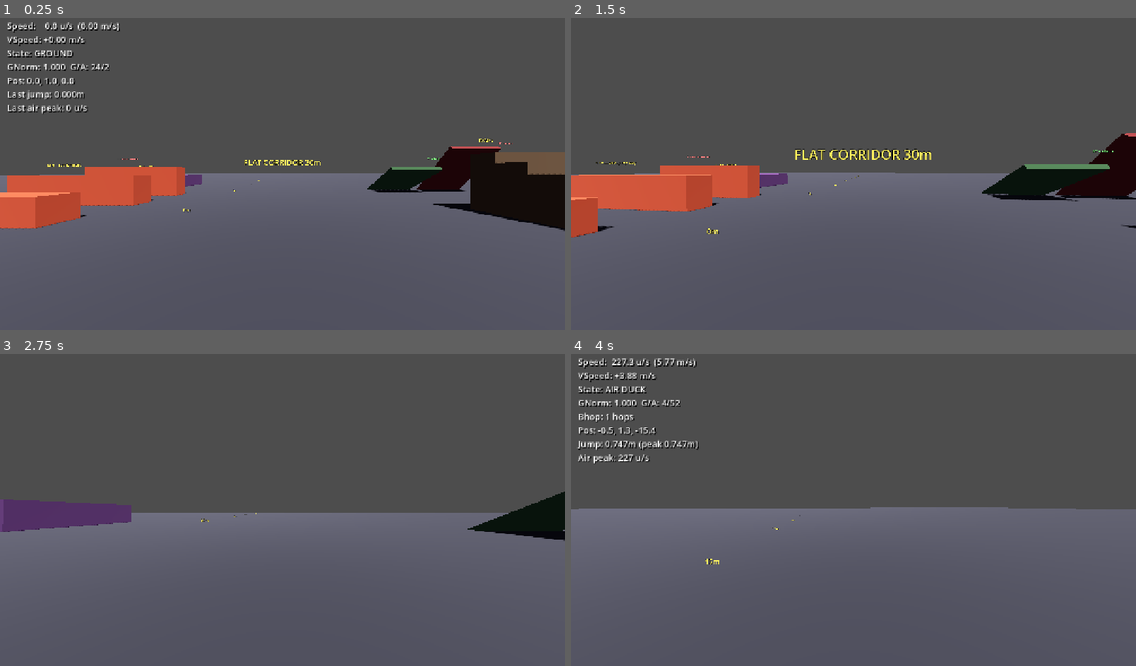
Above: before the commit, frames 1-4 (two rows, left to right).
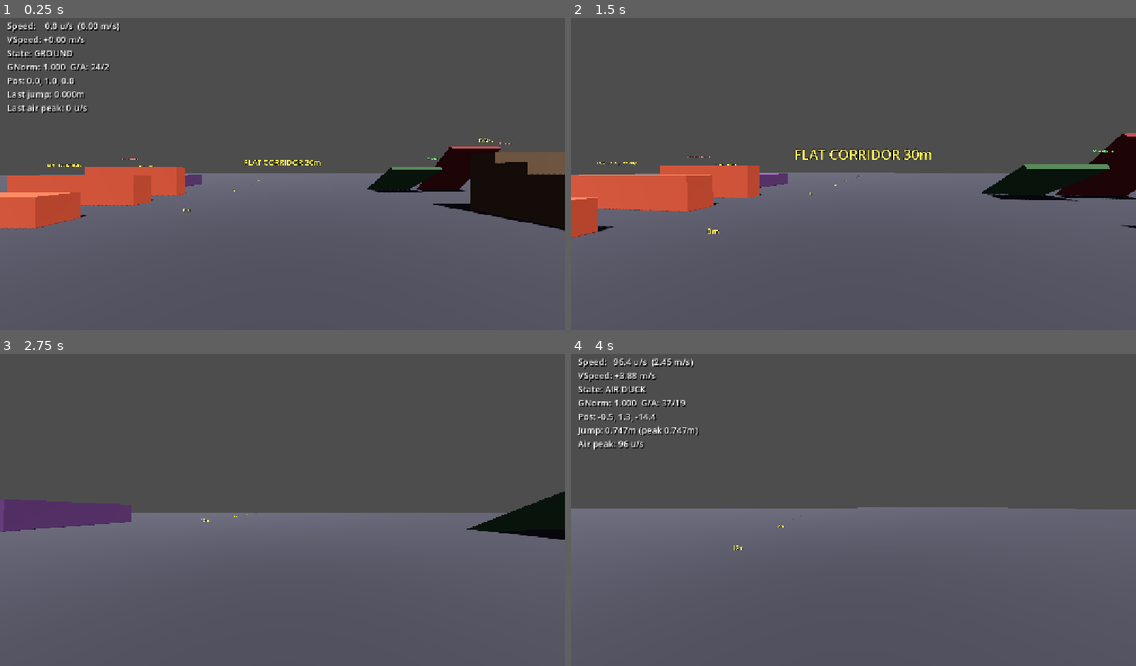
Above: after the commit, the same moments.

Repository: gotospaceplace/angels_and_demons
Game: Godot game, scene res://client/scenes/main.tscn
Same seed, same stepped clock (60 frames per second), same inputs: the game is played once before the commit and once after it. This scene is started directly instead of the project's main scene.
Inputs (mouse positions are in pixels of both pictures, inside the frame that each line leads up to):
- Up to frame 1 (0.25 s): no input
- Up to frame 2 (1.5 s): move the mouse to (881, 170) at 0.52 s; hold Ctrl (duck) 0.53-1.28 s; hold W (move_forward) from 0.53 s (still down); tap Space (jump) at 0.77 s; move the mouse to (825, 174) at 1.27 s; tap F7 (toggle_hud) at 1.35 s
- Up to frame 3 (2.75 s): keep holding W (move_forward); tap Space (jump) at 1.52 s; move the mouse to (293, 500) at 2.02 s; hold Ctrl (duck) from 2.03 s (still down)
- Up to frame 4 (4 s): keep holding W (move_forward); move the mouse to (847, 513) at 2.77 s; release Ctrl (duck) at 2.78 s; tap F7 (toggle_hud) at 2.85 s; tap Space (jump) at 3.02, 3.77 s; move the mouse to (893, 510) at 3.52 s; hold Ctrl (duck) from 3.53 s (still down)

The runs differ from the first frame. In frame 1, less than 0.1% of the frame differs, in the area x 0-22%, y 59-68%; in frame 2, 0.2%; in frame 3, 0.1%; in frame 4, 1.5%, in the area x 0-53%, y 1-68%.

Commit message:
Fix 50° ramp jitter and slope-hold: test_only probe, strip into-slope velocity
Two changes:
- _categorize_position: switch probe to test_only mode so ground detection
  never moves the player, eliminating position oscillation at the
  ramp-floor junction where the capsule hemisphere clips both surfaces
- _fly_move: after steep slope collision, remove the horizontal velocity
  component pushing into the slope face so air accel can't counteract
  gravity and hold the player in place on non-walkable slopes

Co-Authored-By: Claude Opus 4.6 <noreply@anthropic.com>

Diff:
--- a/shared/scripts/player_movement.gd
+++ b/shared/scripts/player_movement.gd
@@ -182,17 +182,15 @@
 		ground_normal = Vector3.UP
 		return
 
-	# Probe ground using move_and_collide instead of raycast — raycasts pass
-	# through thin CSG collision shapes (like rotated ramp boxes) but capsule
-	# shape collision detects them reliably.
-	var saved_pos := global_position
-	var probe := move_and_collide(Vector3(0, -0.1, 0))
+	# test_only probe: detect ground without moving the player. Avoids position
+	# oscillation at steep-slope junctions where the capsule hemisphere clips
+	# both the floor and the ramp on alternating frames.
+	var probe := move_and_collide(Vector3(0, -0.1, 0), true)
 	if probe and probe.get_normal().y >= MC.FLOOR_NORMAL_MIN:
 		on_ground = true
 		ground_normal = probe.get_normal()
 		return
 
-	global_position = saved_pos
 	on_ground = false
 	ground_normal = Vector3.UP
 
@@ -375,6 +373,7 @@
 	var start_y := global_position.y
 	var move := velocity * delta
 	var hit_steep := false
+	var steep_normal := Vector3.ZERO
 
 	var collision := move_and_collide(move)
 	if not collision:
@@ -387,6 +386,7 @@
 	velocity = velocity.slide(normal)
 	if normal.y > 0.0 and normal.y < MC.FLOOR_NORMAL_MIN:
 		hit_steep = true
+		steep_normal = normal
 		if velocity.y > 0.0:
 			velocity.y = 0.0
 	if slide.y > 0.0:
@@ -398,11 +398,21 @@
 			velocity = velocity.slide(collision2.get_normal())
 			if collision2.get_normal().y > 0.0 and collision2.get_normal().y < MC.FLOOR_NORMAL_MIN:
 				hit_steep = true
+				steep_normal = collision2.get_normal()
 				if velocity.y > 0.0:
 					velocity.y = 0.0
 
-	if hit_steep and global_position.y > start_y:
-		global_position.y = start_y
+	if hit_steep:
+		if global_position.y > start_y:
+			global_position.y = start_y
+		velocity.y = minf(velocity.y, 0.0)
+		var horiz_n := Vector3(steep_normal.x, 0, steep_normal.z)
+		if horiz_n.length() > 0.001:
+			horiz_n = horiz_n.normalized()
+			var into := velocity.x * horiz_n.x + velocity.z * horiz_n.z
+			if into < 0.0:
+				velocity.x -= into * horiz_n.x
+				velocity.z -= into * horiz_n.z
 
 func _ladder_move(delta: float) -> void:
 	var keyboard_jump := jump_pressed and not jump_was_pressed
